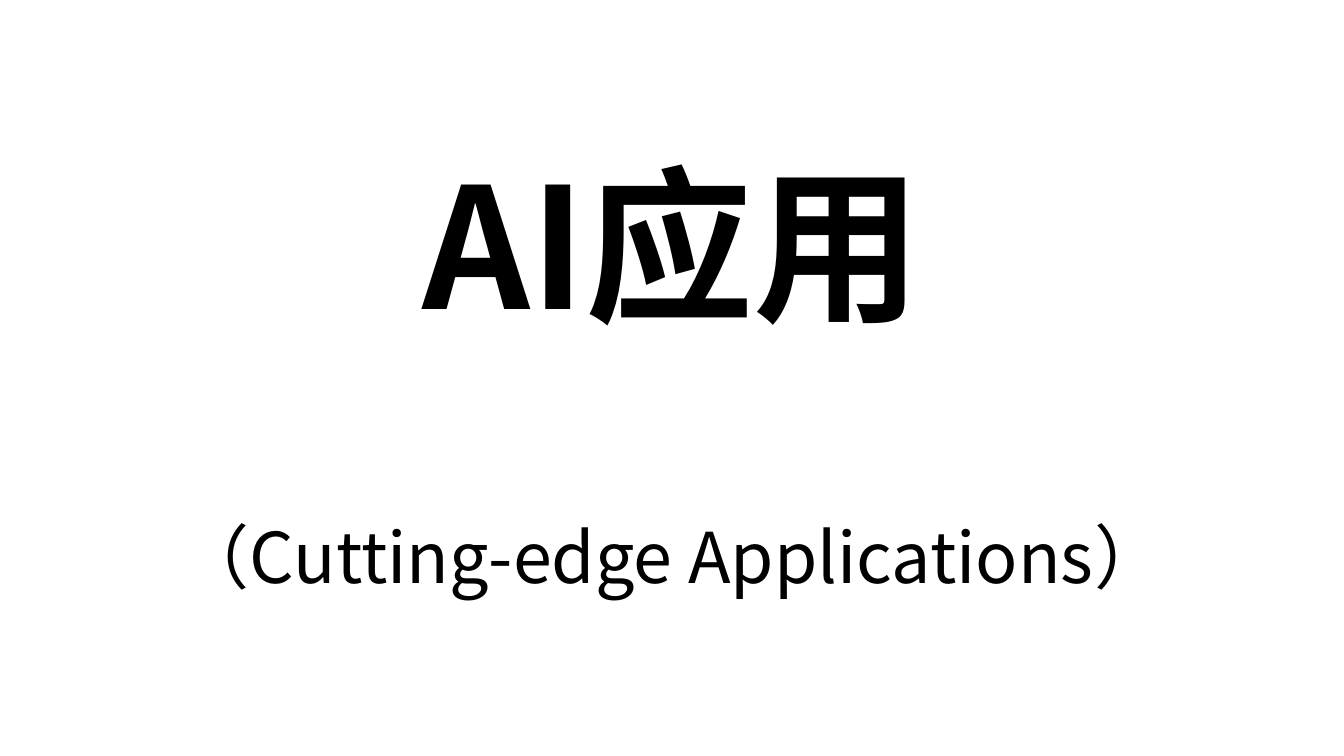
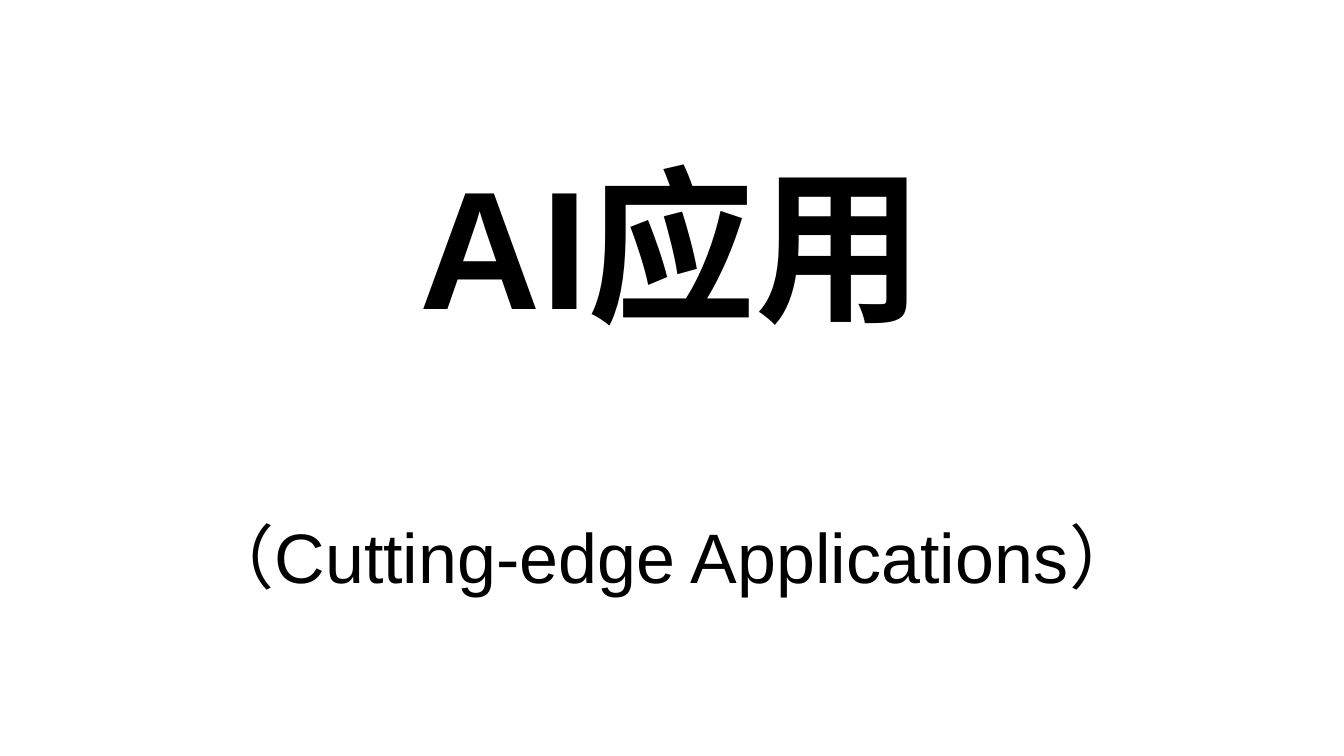
Before and after one commit to aistudybar/ob-OnePersonCompany, a slide deck: slide 11 of _attachment/一人公司（OPC）.pptx. Drawn at 1344x756 pixels with LibreOffice and Linux fonts; fonts in the diff are those of the drawing. Boxes give left, top, right and bottom in pixels: in the first picture for what was removed or moved away, otherwise in the second. Text is boxed around its words. In the diff, an @@ line names an element or a change of style, - is before the commit and + after.

```diff
--- a/_attachment/一人公司（OPC）.pptx
+++ b/_attachment/一人公司（OPC）.pptx
@@ title "AI应用" at (420,176,924,326): font Noto Sans CJK SC to Arial @@
@@ subtitle "（Cutting-edge Applications）" at (205,523,1139,598): font Noto Sans CJK SC to Arial @@
```
Also in this commit, not shown: 16 other slides changed, 10 slides added, 2 slides removed, 3 other files.
